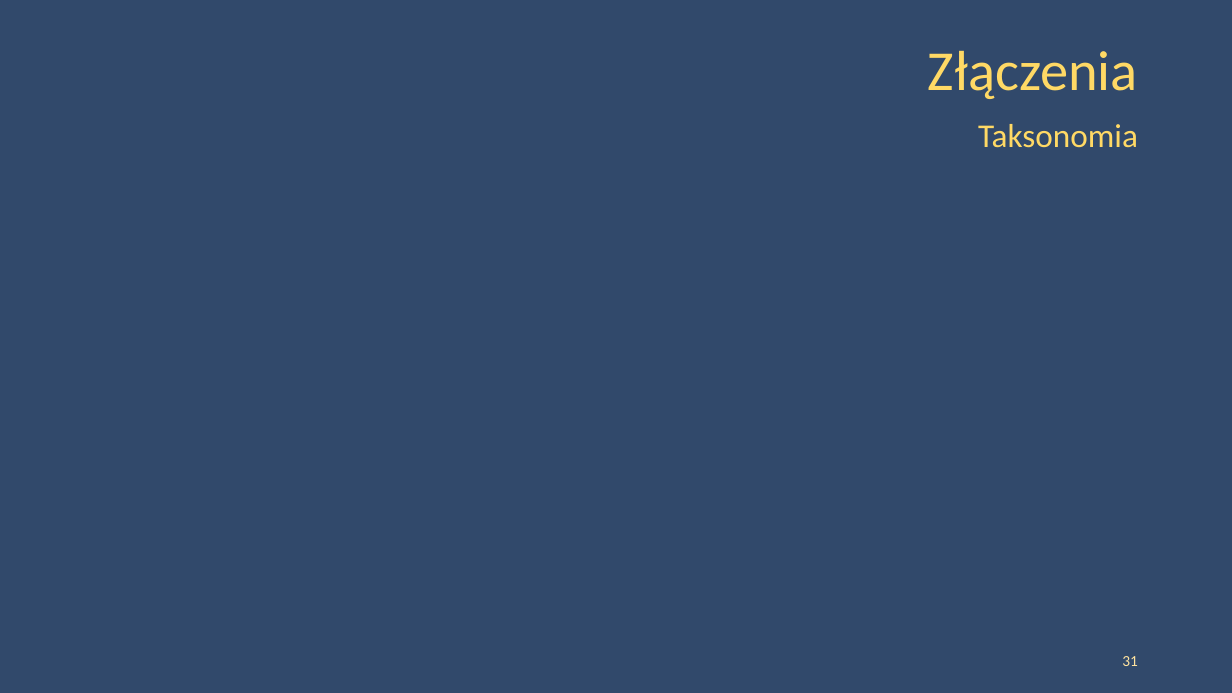
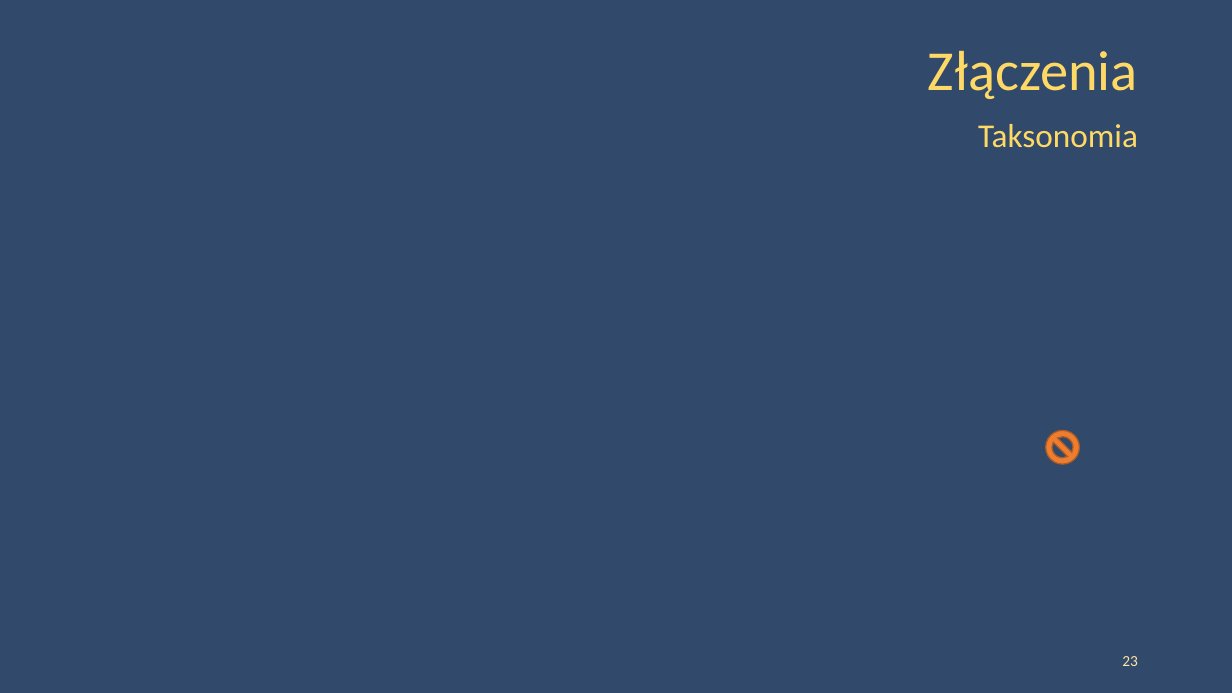
Before and after one commit to peczwy/DbConf2015, a slide deck: slide 23 of DbConf - Złączenia w modelu MapReduce - Lite.pptx (slide 31 before the commit). Drawn at 1232x693 pixels with LibreOffice and Linux fonts; fonts in the diff are those of the drawing; background and template pictures are left out. Boxes give left, top, right and bottom in pixels: in the first picture for what was removed or moved away, otherwise in the second. Text is boxed around its words. In the diff, an @@ line names an element or a change of style, - is before the commit and + after.

```diff
--- a/DbConf - Złączenia w modelu MapReduce - Lite.pptx
+++ b/DbConf - Złączenia w modelu MapReduce - Lite.pptx
@@ no-entry sign added at [1046, 431, 1080, 464], fill #ED7D31, outline #AF5C24 1 pt @@
@@ page number at [1122, 656, 1138, 666]: text changed @@
-31
+23
```
Also in this commit, not shown: 3 other slides changed, 8 slides removed, 1 other file.
